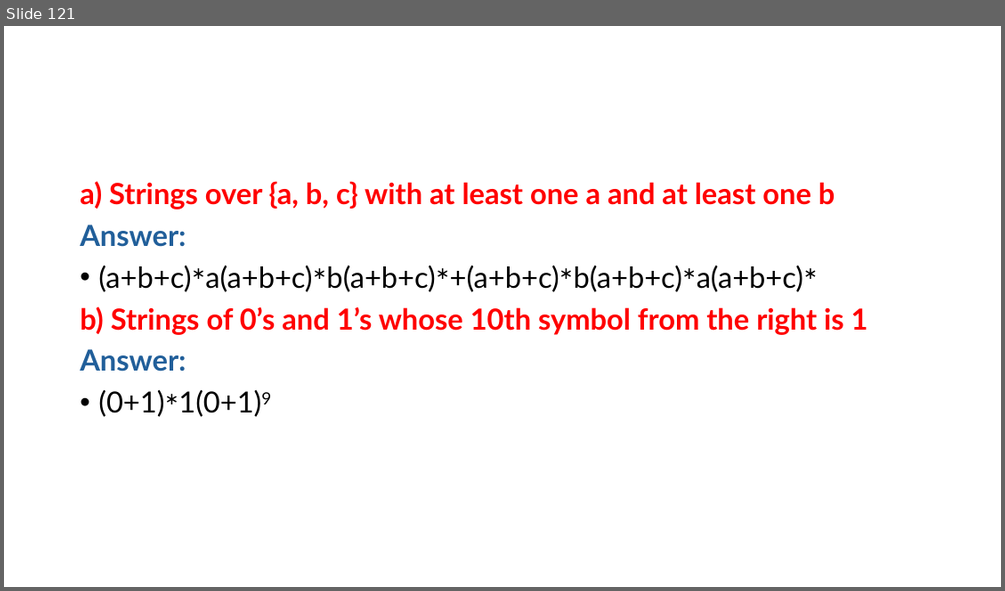
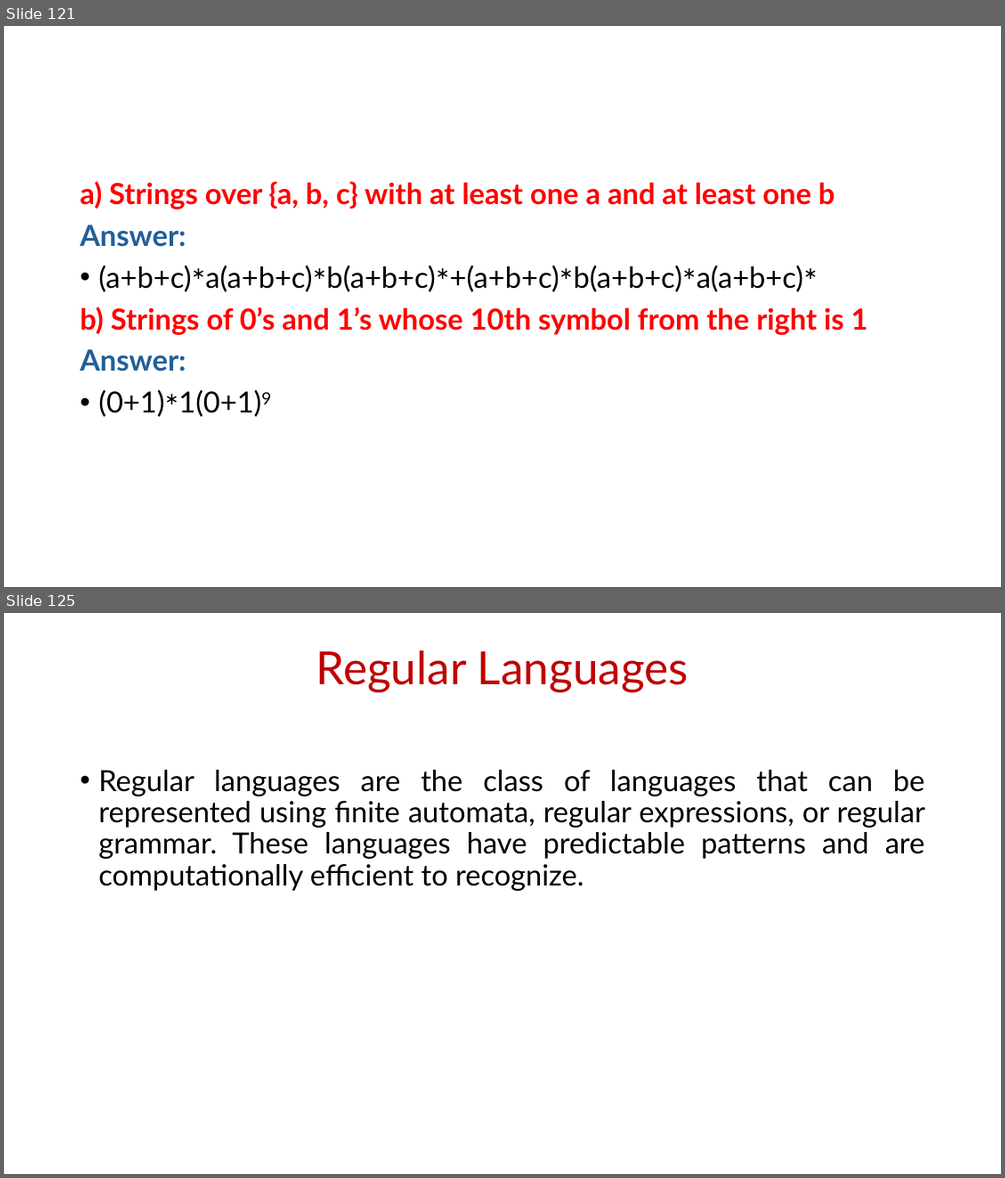
Before and after one commit to PraneeshRV/Academics, a slide deck: Sem6/Automata/20CYS315 Automata Theory Part 1.pptx. Shown one above the other, each under a label of ours: slide 121 before the commit, slides 121 and 125 after it; the slides between them are not shown. The pictures are 1005x591 and 1005x1178 pixels, drawn with LibreOffice and Linux fonts; fonts in the diff are those of the drawing. Boxes give left, top, right and bottom in pixels: in the first picture for what was removed or moved away, otherwise in the second. Text is boxed around its words. In the diff, an @@ line names an element or a change of style, - is before the commit and + after.

```diff
--- a/Sem6/Automata/20CYS315 Automata Theory Part 1.pptx
+++ b/Sem6/Automata/20CYS315 Automata Theory Part 1.pptx
@@ slide 125 added at (4, 613, 1001, 1174), background #FFFFFF @@
@@ title added at (316, 650, 688, 693), 44 pt, text #C00000 @@
+Regular Languages
@@ text added at (98, 770, 925, 891), 28 pt, text #000000 @@
+• Regular languages are the class of languages that can be represented using finite automata, regular expressions, or regular grammar. These languages have predictable patterns and are computationally efficient to recognize.
```
Also in this commit, not shown: 5 other slides added, 20 other files.
